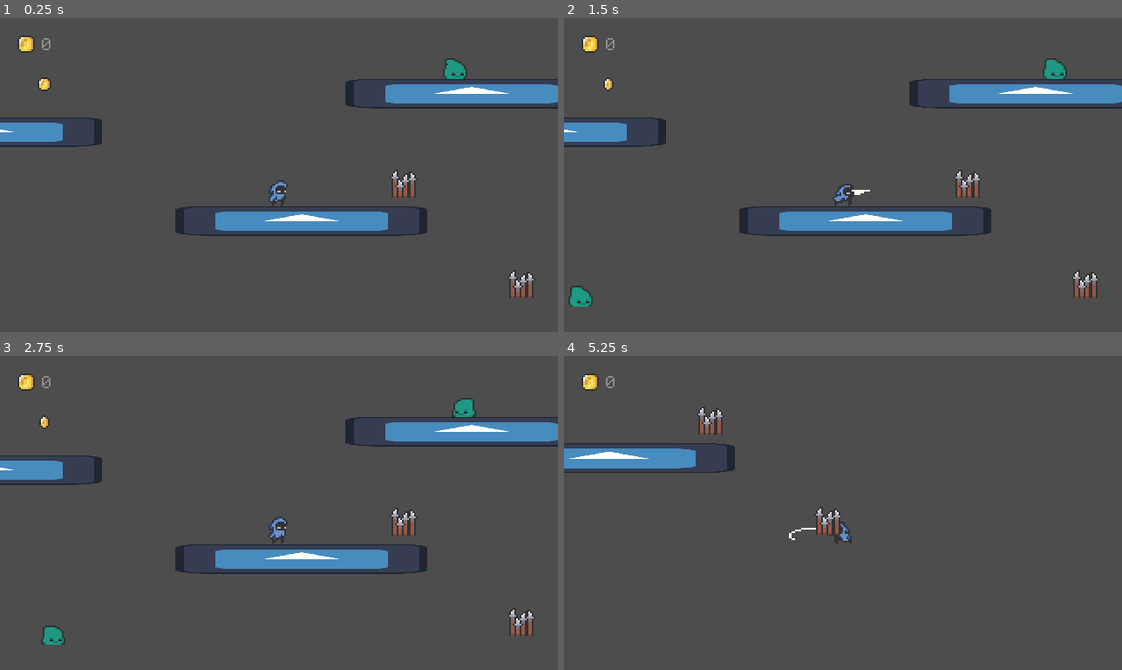
Above: before the commit, frames 1-4 (two rows, left to right).
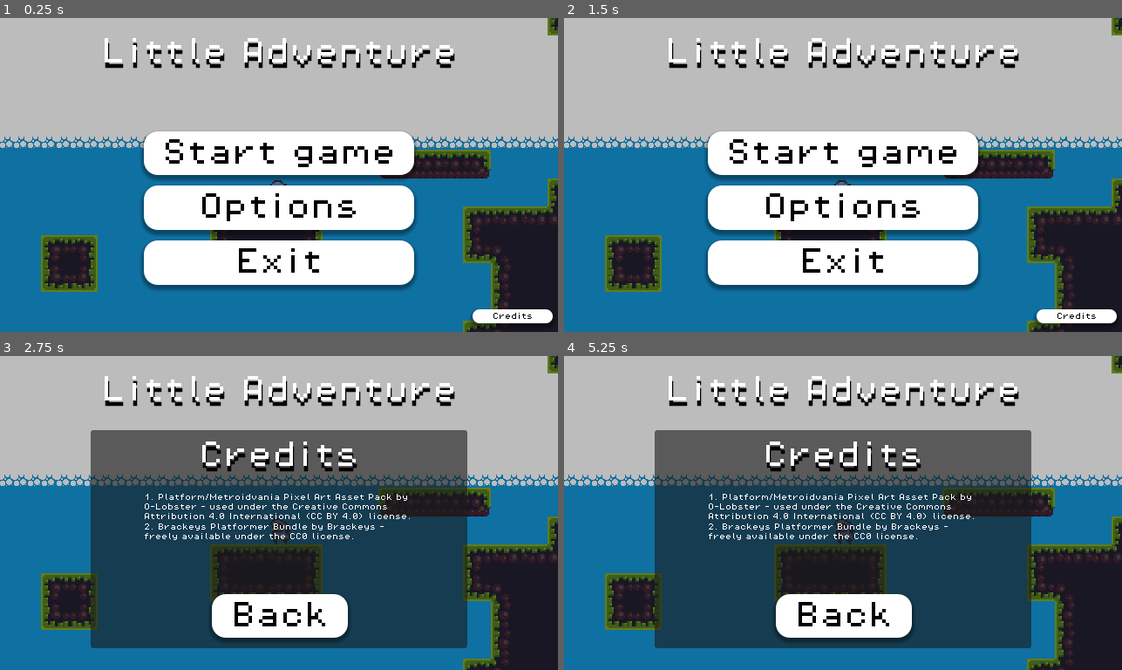
Above: after the commit, the same moments.

Repository: AdamBaroch/colourfull
Game: Godot game, scene res://scenes/UI/main_menu.tscn
Same seed, same stepped clock (60 frames per second), same inputs: the game is played once before the commit and once after it. Before the commit the project starts from res://scenes/game.tscn. The engine's default icon, where the game draws it, is replaced by a stand-in: a white triangle on a blue panel in a dark square.
Inputs (mouse positions are in pixels of both pictures, inside the frame that each line leads up to):
- Up to frame 1 (0.25 s): no input
- Up to frame 2 (1.5 s): click (843, 206) at 0.5 s, where only the run after the commit has a clickable "Options"; click (843, 278) at 1.25 s, where only the run after the commit has a clickable "Back"
- Up to frame 3 (2.75 s): click (513, 654) at 2 s, where only the run after the commit has a clickable "Credits"
- Up to frame 4 (5.25 s): tap Enter (ui_accept) at 2.75, 3.02, 3.77 s; move the mouse to (965, 497) at 2.77 s; hold Right (ui_right) 2.78-4.28 s; click (965, 497) at 2.85 s; move the mouse to (731, 528) at 3.52 s; click (731, 528) at 3.6 s; move the mouse to (898, 443) at 4.27 s; hold Left (ui_left) 4.28-5.03 s; click (898, 443) at 4.35 s; move the mouse to (815, 575) at 5.02 s; hold Right (ui_right) from 5.03 s (still down); click (815, 575) at 5.1 s

The runs differ from the first frame. In frame 1, 100% of the frame differs, in the area x 0-100%, y 0-100%; in frame 2, 100%; in frame 3, 91%; in frame 4, 91%.

Commit message:
Final game for maturita

Diff:
--- a/project.godot
+++ b/project.godot
@@ -11,7 +11,7 @@
 [application]
 
 config/name="colourfull"
-run/main_scene="res://scenes/game.tscn"
+run/main_scene="res://scenes/UI/main_menu.tscn"
 config/features=PackedStringArray("4.3", "Forward Plus")
 config/icon="res://icon.svg"
 
@@ -80,3 +80,5 @@
 [rendering]
 
 textures/canvas_textures/default_texture_filter=0
+renderer/rendering_method="gl_compatibility"
+renderer/rendering_method.mobile="gl_compatibility"
--- /dev/null
+++ b/scenes/UI/credits_2.gd
@@ -0,0 +1,16 @@
+extends Panel
+
+signal Back
+
+# Called when the node enters the scene tree for the first time.
+func _ready() -> void:
+	pass # Replace with function body.
+
+
+# Called every frame. 'delta' is the elapsed time since the previous frame.
+func _process(delta: float) -> void:
+	pass
+
+
+func _on_back_pressed() -> void:
+	emit_signal("Back")
--- a/scenes/UI/main_menu.tscn
+++ b/scenes/UI/main_menu.tscn
@@ -1,9 +1,10 @@
-[gd_scene load_steps=10 format=3 uid="uid://drpsplm24a7lg"]
+[gd_scene load_steps=15 format=3 uid="uid://drpsplm24a7lg"]
 
 [ext_resource type="Script" path="res://scripts/main_menu.gd" id="1_oh4sh"]
 [ext_resource type="FontFile" uid="uid://bdkxkxbk7fg77" path="res://assets/hud elements/PixelOperator8.ttf" id="1_xb5xf"]
 [ext_resource type="Texture2D" uid="uid://bpureawfc124u" path="res://assets/hud elements/Snímek obrazovky 2025-04-26 190406.png" id="2_gmm7q"]
 [ext_resource type="PackedScene" uid="uid://cq2t244f8fcs4" path="res://scenes/UI/options.tscn" id="3_w7q44"]
+[ext_resource type="Script" path="res://scenes/UI/credits_2.gd" id="5_tl0go"]
 
 [sub_resource type="StyleBoxTexture" id="StyleBoxTexture_mhdgy"]
 texture = ExtResource("2_gmm7q")
@@ -32,6 +33,38 @@
 shadow_offset = Vector2(0, 3.41)
 
 [sub_resource type="StyleBoxFlat" id="StyleBoxFlat_1t3ex"]
+bg_color = Color(1, 1, 1, 1)
+corner_radius_top_left = 16
+corner_radius_top_right = 16
+corner_radius_bottom_right = 16
+corner_radius_bottom_left = 16
+shadow_color = Color(0, 0, 0, 0.352941)
+shadow_size = 5
+shadow_offset = Vector2(0, 3.41)
+
+[sub_resource type="StyleBoxEmpty" id="StyleBoxEmpty_j72dq"]
+
+[sub_resource type="StyleBoxFlat" id="StyleBoxFlat_uyenf"]
+bg_color = Color(0.678944, 0.678944, 0.678944, 1)
+corner_radius_top_left = 16
+corner_radius_top_right = 16
+corner_radius_bottom_right = 16
+corner_radius_bottom_left = 16
+shadow_color = Color(0, 0, 0, 0.352941)
+shadow_size = 5
+shadow_offset = Vector2(0, 3.41)
+
+[sub_resource type="StyleBoxFlat" id="StyleBoxFlat_trq8e"]
+bg_color = Color(0.277528, 0.277528, 0.277528, 1)
+corner_radius_top_left = 16
+corner_radius_top_right = 16
+corner_radius_bottom_right = 16
+corner_radius_bottom_left = 16
+shadow_color = Color(0, 0, 0, 0.352941)
+shadow_size = 5
+shadow_offset = Vector2(0, 3.41)
+
+[sub_resource type="StyleBoxFlat" id="StyleBoxFlat_cnq7y"]
 bg_color = Color(1, 1, 1, 1)
 corner_radius_top_left = 16
 corner_radius_top_right = 16
@@ -175,7 +208,99 @@
 theme_override_styles/normal = SubResource("StyleBoxFlat_1t3ex")
 text = "Credits"
 
+[node name="CREDITS_MENU" type="Panel" parent="."]
+layout_mode = 1
+anchors_preset = 8
+anchor_left = 0.5
+anchor_top = 0.5
+anchor_right = 0.5
+anchor_bottom = 0.5
+offset_left = -216.0
+offset_top = -95.0
+offset_right = 216.0
+offset_bottom = 155.0
+grow_horizontal = 2
+grow_vertical = 2
+script = ExtResource("5_tl0go")
+
+[node name="VBoxContainer" type="VBoxContainer" parent="CREDITS_MENU"]
+layout_mode = 1
+anchors_preset = 8
+anchor_left = 0.5
+anchor_top = 0.5
+anchor_right = 0.5
+anchor_bottom = 0.5
+offset_left = -155.0
+offset_top = -57.0
+offset_right = 155.0
+offset_bottom = 7.0
+grow_horizontal = 2
+grow_vertical = 2
+alignment = 1
+
+[node name="o-lobster" type="Label" parent="CREDITS_MENU/VBoxContainer"]
+layout_mode = 2
+theme_override_fonts/font = ExtResource("1_xb5xf")
+theme_override_font_sizes/font_size = 8
+text = "1. Platform/Metroidvania Pixel Art Asset Pack by O-Lobster – used under the Creative Commons Attribution 4.0 International (CC BY 4.0) license."
+autowrap_mode = 3
+
+[node name="brackeys" type="Label" parent="CREDITS_MENU/VBoxContainer"]
+layout_mode = 2
+theme_override_fonts/font = ExtResource("1_xb5xf")
+theme_override_font_sizes/font_size = 8
+text = "2. Brackeys Platformer Bundle by Brackeys – freely available under the CC0 license."
+autowrap_mode = 3
+
+[node name="Label2" type="Label" parent="CREDITS_MENU"]
+layout_mode = 1
+anchors_preset = 5
+anchor_left = 0.5
+anchor_right = 0.5
+offset_left = -306.0
+offset_top = 5.0
+offset_right = 306.0
+offset_bottom = 53.0
+grow_horizontal = 2
+theme_override_colors/font_shadow_color = Color(0, 0, 0, 1)
+theme_override_constants/shadow_offset_y = 6
+theme_override_fonts/font = ExtResource("1_xb5xf")
+theme_override_font_sizes/font_size = 32
+text = "Credits"
+horizontal_alignment = 1
+vertical_alignment = 1
+
+[node name="Back" type="Button" parent="CREDITS_MENU"]
+layout_mode = 1
+anchors_preset = 8
+anchor_left = 0.5
+anchor_top = 0.5
+anchor_right = 0.5
+anchor_bottom = 0.5
+offset_left = -77.0
+offset_top = 63.0
+offset_right = 79.0
+offset_bottom = 113.0
+grow_horizontal = 2
+grow_vertical = 2
+size_flags_vertical = 3
+theme_override_colors/font_hover_pressed_color = Color(0, 0, 0, 1)
+theme_override_colors/font_hover_color = Color(0, 0, 0, 1)
+theme_override_colors/font_pressed_color = Color(1, 1, 1, 1)
+theme_override_colors/font_focus_color = Color(0, 0, 0, 1)
+theme_override_colors/font_color = Color(0, 0, 0, 1)
+theme_override_fonts/font = ExtResource("1_xb5xf")
+theme_override_font_sizes/font_size = 32
+theme_override_styles/focus = SubResource("StyleBoxEmpty_j72dq")
+theme_override_styles/hover = SubResource("StyleBoxFlat_uyenf")
+theme_override_styles/pressed = SubResource("StyleBoxFlat_trq8e")
+theme_override_styles/normal = SubResource("StyleBoxFlat_cnq7y")
+text = "Back"
+
 [connection signal="pressed" from="Main_Buttons/StartGame" to="." method="_on_start_game_pressed"]
 [connection signal="pressed" from="Main_Buttons/Options" to="." method="_on_options_pressed"]
 [connection signal="pressed" from="Main_Buttons/ExitGame" to="." method="_on_exit_game_pressed"]
 [connection signal="Back" from="Options" to="." method="_on_options_back"]
+[connection signal="pressed" from="Credits" to="." method="_on_credits_pressed"]
+[connection signal="Back" from="CREDITS_MENU" to="." method="_on_credits_menu_back"]
+[connection signal="pressed" from="CREDITS_MENU/Back" to="CREDITS_MENU" method="_on_back_pressed"]
--- a/scenes/UI/pause_menu.tscn
+++ b/scenes/UI/pause_menu.tscn
@@ -41,6 +41,21 @@
 shadow_size = 5
 shadow_offset = Vector2(0, 3.41)
 
+[sub_resource type="Animation" id="Animation_2chdh"]
+length = 0.001
+tracks/0/type = "value"
+tracks/0/imported = false
+tracks/0/enabled = true
+tracks/0/path = NodePath("ColorRect:material:shader_parameter/lod")
+tracks/0/interp = 1
+tracks/0/loop_wrap = true
+tracks/0/keys = {
+"times": PackedFloat32Array(0),
+"transitions": PackedFloat32Array(1),
+"update": 0,
+"values": [0.0]
+}
+
 [sub_resource type="Animation" id="Animation_7wb84"]
 resource_name = "blur"
 length = 0.3
@@ -55,21 +70,6 @@
 "transitions": PackedFloat32Array(1, 1),
 "update": 0,
 "values": [0.0, 0.8]
-}
-
-[sub_resource type="Animation" id="Animation_2chdh"]
-length = 0.001
-tracks/0/type = "value"
-tracks/0/imported = false
-tracks/0/enabled = true
-tracks/0/path = NodePath("ColorRect:material:shader_parameter/lod")
-tracks/0/interp = 1
-tracks/0/loop_wrap = true
-tracks/0/keys = {
-"times": PackedFloat32Array(0),
-"transitions": PackedFloat32Array(1),
-"update": 0,
-"values": [0.0]
 }
 
 [sub_resource type="AnimationLibrary" id="AnimationLibrary_en5ff"]
--- /dev/null
+++ b/scenes/lvl_1.gd
@@ -0,0 +1,16 @@
+extends Node2D
+
+
+# Called when the node enters the scene tree for the first time.
+func _ready() -> void:
+	pass # Replace with function body.
+
+
+# Called every frame. 'delta' is the elapsed time since the previous frame.
+func _process(delta: float) -> void:
+	pass
+
+
+func _on_transfer_body_entered(body: Node2D) -> void:
+	if body.name == "Player":
+		get_tree().change_scene_to_file("res://scenes/lvl_2.tscn")
--- /dev/null
+++ b/scenes/lvl_2.tscn
@@ -0,0 +1,22 @@
+[gd_scene format=3 uid="uid://bxg342s84uiwv"]
+
+[node name="lvl 2" type="Node2D"]
+
+[node name="CanvasLayer" type="CanvasLayer" parent="."]
+
+[node name="Label" type="Label" parent="CanvasLayer"]
+anchors_preset = 8
+anchor_left = 0.5
+anchor_top = 0.5
+anchor_right = 0.5
+anchor_bottom = 0.5
+offset_left = -183.5
+offset_top = -123.5
+offset_right = 183.5
+offset_bottom = 123.5
+grow_horizontal = 2
+grow_vertical = 2
+theme_override_font_sizes/font_size = 50
+text = "LVL 2"
+horizontal_alignment = 1
+vertical_alignment = 1
--- a/scenes/player.tscn
+++ b/scenes/player.tscn
@@ -565,6 +565,7 @@
 
 [node name="Weapon" type="Sprite2D" parent="."]
 visible = false
+modulate = Color(0.964706, 0.964706, 0.721569, 1)
 position = Vector2(-7.1875, -15)
 scale = Vector2(3.4375, 2)
 texture = ExtResource("3_box8p")
--- a/scripts/main_menu.gd
+++ b/scripts/main_menu.gd
@@ -3,13 +3,14 @@
 @onready var main_buttons: VBoxContainer = $Main_Buttons
 @onready var options: Panel = $Options
 @onready var credits: Button = $Credits
+@onready var credits_menu: Panel = $CREDITS_MENU
 
 # Called when the node enters the scene tree for the first time.
 func _ready() -> void:
 	main_buttons.visible = true
 	options.visible = false
 	credits.visible = true
-
+	credits_menu.visible = false
 # Called every frame. 'delta' is the elapsed time since the previous frame.
 func _process(delta: float) -> void:
 	pass
@@ -23,6 +24,7 @@
 	main_buttons.visible = false
 	options.visible = true
 	credits.visible = false
+	credits_menu.visible = false
 func _on_exit_game_pressed() -> void:
 	get_tree().quit()
 
@@ -31,3 +33,17 @@
 	main_buttons.visible = true
 	options.visible = false
 	credits.visible = true
+	credits_menu.visible = false
+
+func _on_credits_menu_back() -> void:
+	main_buttons.visible = true
+	options.visible = false
+	credits.visible = true
+	credits_menu.visible = false
+
+
+func _on_credits_pressed() -> void:
+	main_buttons.visible = false
+	options.visible = false
+	credits.visible = false
+	credits_menu.visible = true
Not shown, changed: scenes/lvl1.tscn
